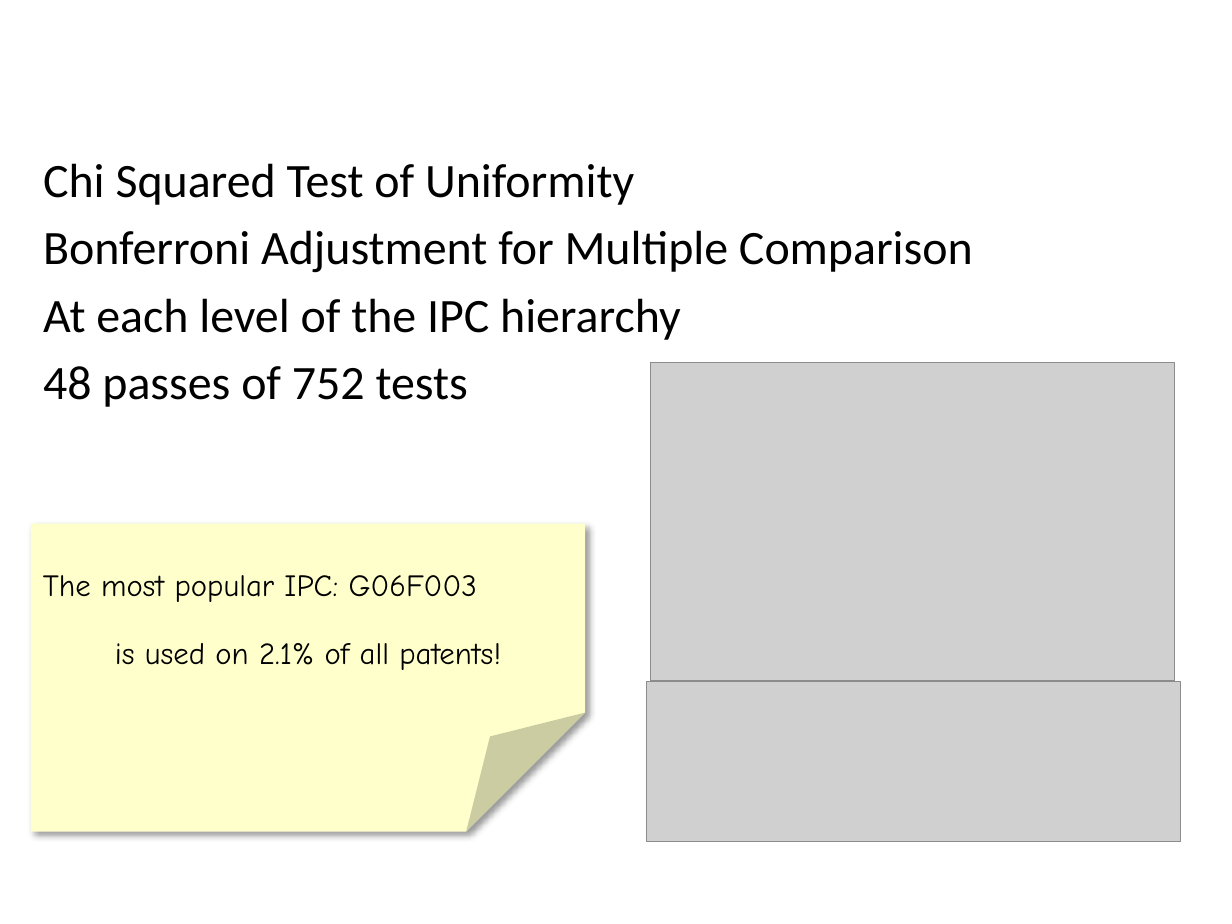
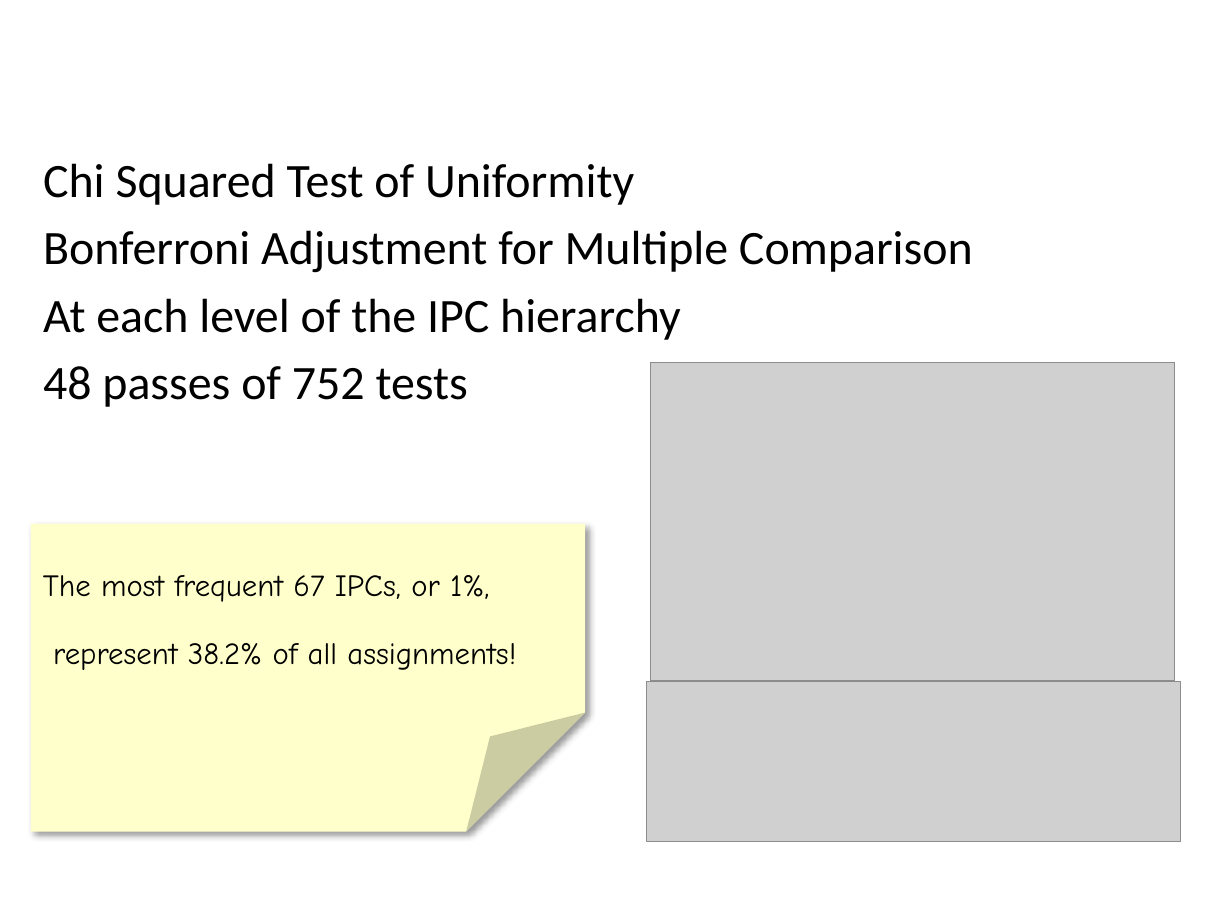
Before and after one commit to michaelbbryan/patentclass, a slide deck: slide 7 of docs/Multilabel Classification of Patent Text.pptx. Drawn at 1232x924 pixels with LibreOffice and Linux fonts; fonts in the diff are those of the drawing; grey boxes stand for pictures; background and template pictures are left out. Boxes give left, top, right and bottom in pixels: in the first picture for what was removed or moved away, otherwise in the second. Text is boxed around its words. In the diff, an @@ line names an element or a change of style, - is before the commit and + after.

```diff
--- a/docs/Multilabel Classification of Patent Text.pptx
+++ b/docs/Multilabel Classification of Patent Text.pptx
@@ text in folded corner at box(43, 575, 516, 670): text changed @@
-The most popular IPC: G06F003
-is used on 2.1% of all patents!
+The most frequent 67 IPCs, or 1%,
+represent 38.2% of all assignments!
```
Also in this commit, not shown: 3 other slides changed, 4 other files.
